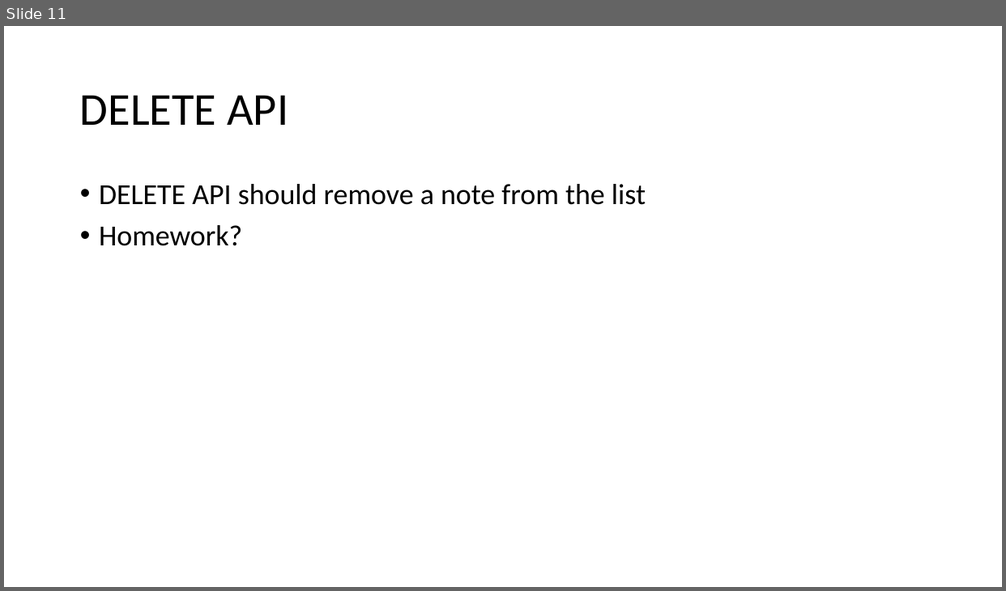
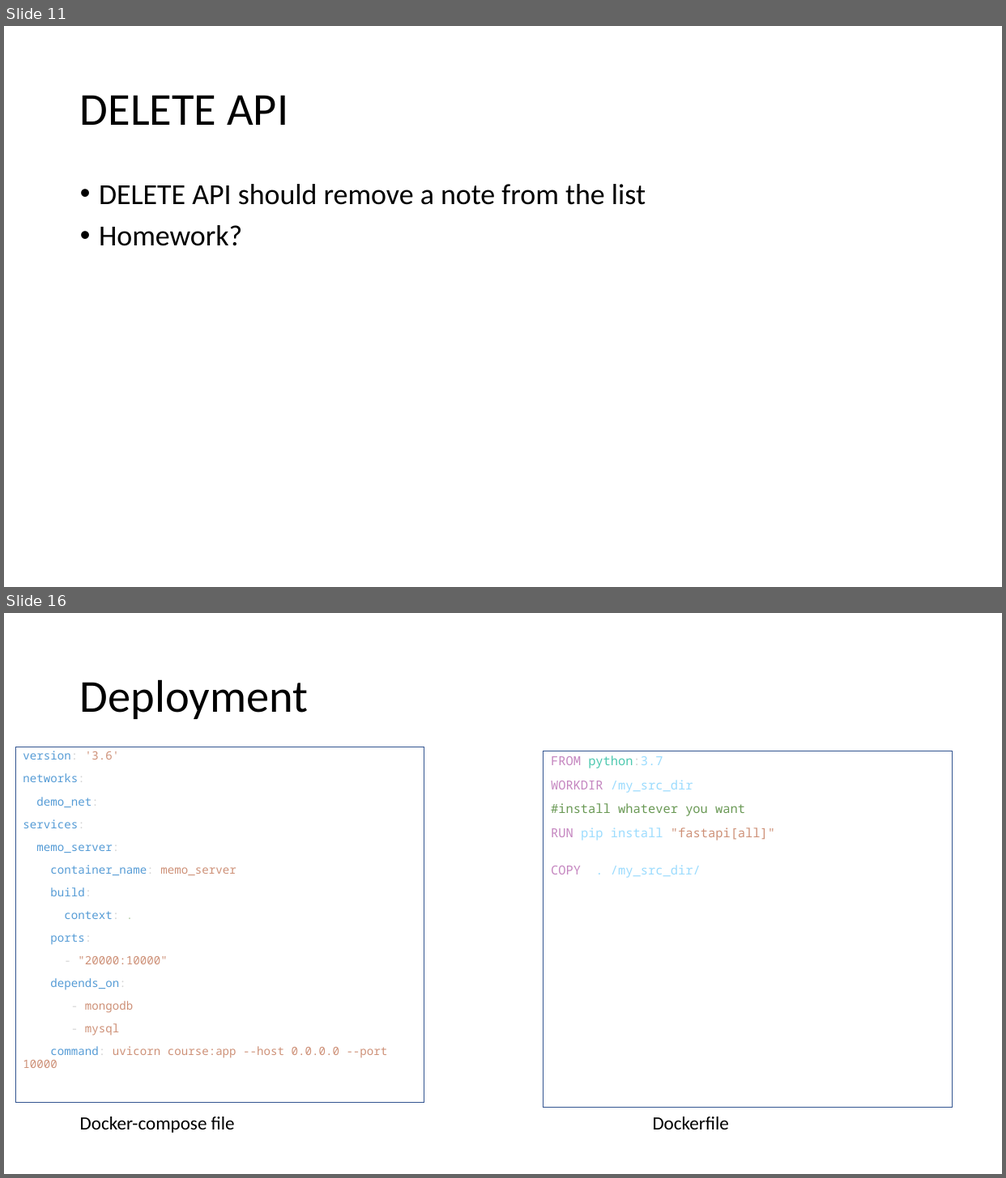
Before and after one commit to papajohn-uop/ADVANCED_PROGRAMMING_TECHNIQUES, a slide deck: Course.pptx. Shown one above the other, each under a label of ours: slide 11 before the commit, slides 11 and 16 after it; the slides between them are not shown. The pictures are 1006x591 and 1006x1178 pixels, drawn with LibreOffice and Linux fonts; fonts in the diff are those of the drawing. Boxes give left, top, right and bottom in pixels: in the first picture for what was removed or moved away, otherwise in the second. Text is boxed around its words. In the diff, an @@ line names an element or a change of style, - is before the commit and + after.

```diff
--- a/Course.pptx
+++ b/Course.pptx
@@ slide 16 added at [4,613,1002,1174], background #FFFFFF @@
@@ title added at [80,679,309,719], 44 pt, text #000000 @@
+Deployment
@@ text added at [15,747,424,1103], outline #325491 0.75 pt, 11 pt, text #569CD6 @@
+version: '3.6'
+networks:
+demo_net:
+services:
+memo_server:
+container_name: memo_server
+build:
+context: .
+ports:
+- "20000:10000"
+depends_on:
+- mongodb
+- mysql
+command: uvicorn course:app --host 0.0.0.0 --port 10000
@@ rectangle added at [543,752,953,1108], outline #325491 0.75 pt, 12 pt, text #9CDCFE @@
+FROM python:3.7
+WORKDIR /my_src_dir
+#install whatever you want
+RUN pip install "fastapi[all]"
+COPY . /my_src_dir/
@@ text added at [80,1117,235,1133], 18 pt, text #000000 @@
+Docker-compose file
@@ text added at [653,1117,729,1130], 18 pt, text #000000 @@
+Dockerfile
```
Also in this commit, not shown: 2 slides changed, 6 other slides added, 1 slide removed.
